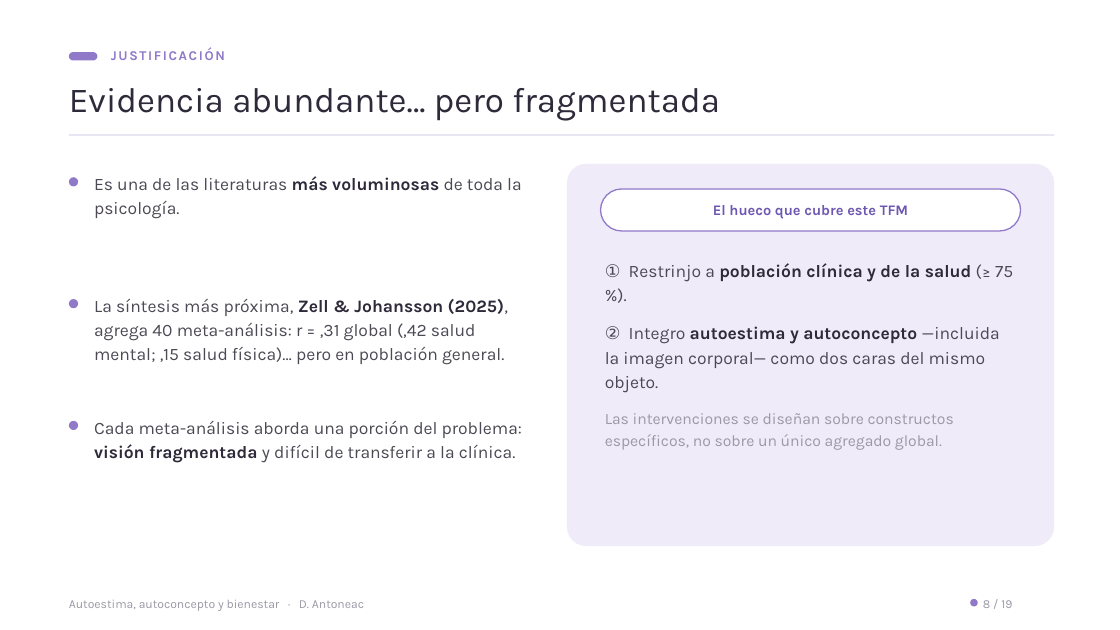
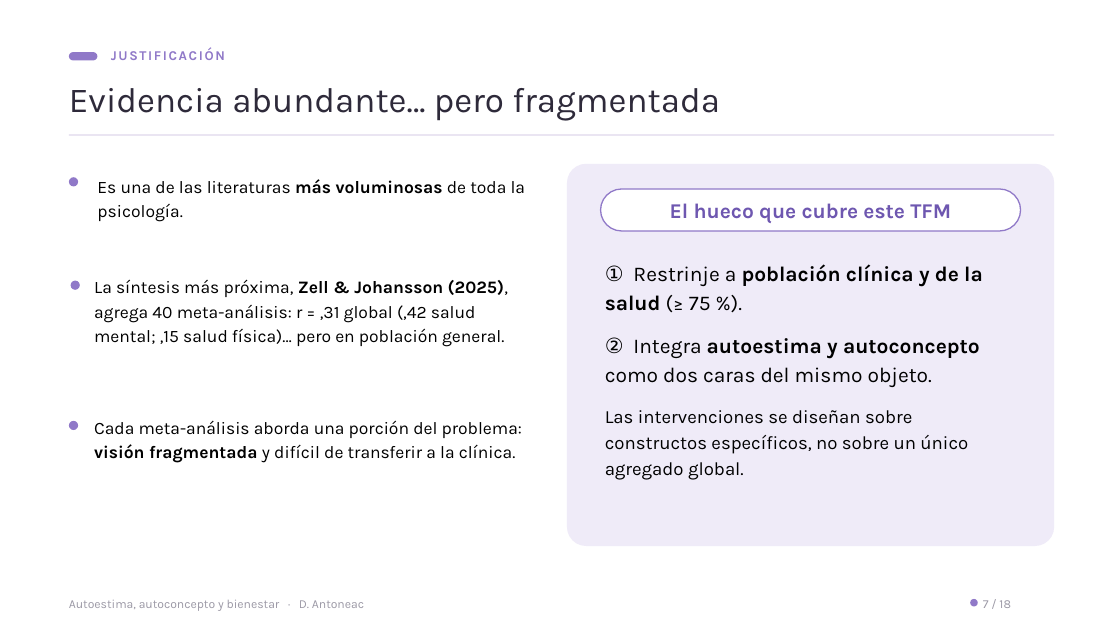
Before and after one commit to denisaantoneac23-dotcom/tfm-presentacion, a slide deck: slide 6 of TFM_Presentacion_Denisa_Antoneac_v13.pptx. Drawn at 1120x630 pixels with LibreOffice and Linux fonts; fonts in the diff are those of the drawing. Boxes give left, top, right and bottom in pixels: in the first picture for what was removed or moved away, otherwise in the second. Text is boxed around its words. In the diff, an @@ line names an element or a change of style, - is before the commit and + after.

```diff
--- a/TFM_Presentacion_Denisa_Antoneac_v13.pptx
+++ b/TFM_Presentacion_Denisa_Antoneac_v13.pptx
@@ text "Es una de las literaturas ..." at (97, 179, 526, 222): text colour #4C4954 to #000000 in "Es una de las literaturas de toda ..."; text colour #2E2A3A to #000000 in "más voluminosas" @@
@@ rounded rectangle "El hueco que cubre este ..." at (601, 189, 1021, 231): size 12.5 to 18 pt @@
@@ text at (605, 264, 983, 387): text changed; size 15 to 18 pt; text colour #4C4954 to #000000 @@
-① Restrinjo a población clínica y de la salud (≥ 75 %).
-② Integro autoestima y autoconcepto —incluida la imagen corporal— como dos caras del mismo objeto.
+① Restrinje a población clínica y de la salud (≥ 75 %).
+② Integra autoestima y autoconcepto como dos caras del mismo objeto.
@@ ellipse: place and size @@
-ellipse at (69, 299, 78, 308)
+ellipse at (71, 281, 80, 290)
@@ text "La síntesis más próxima, Zell ...": place and size @@
-text "La síntesis más próxima, Zell ..." at (94, 299, 508, 365)
+text "La síntesis más próxima, Zell ..." at (94, 279, 508, 347)
@@ text "La síntesis más próxima, Zell ..." at (94, 279, 508, 347): text colour #4C4954 to #000000 in "La síntesis más próxima, (2025), agrega 40 ..."; text colour #2E2A3A to #000000 in "Zell & Johansson (2025)," @@
@@ text "Cada meta-análisis aborda una porción ..." at (94, 420, 522, 463): text colour #4C4954 to #000000 in "Cada meta-análisis aborda una porción del problema: ..."; text colour #2E2A3A to #000000 in "visión fragmentada" @@
@@ text at (605, 410, 968, 480): size 13.5 to 16 pt, text colour #9C99A6 to #000000 in "Las intervenciones se diseñan sobre constructos específicos, ..." @@
@@ text at (983, 600, 1011, 608): text changed @@
-8 / 19
+7 / 18
```
Also in this commit, not shown: 15 other slides changed, 1 slide removed.
